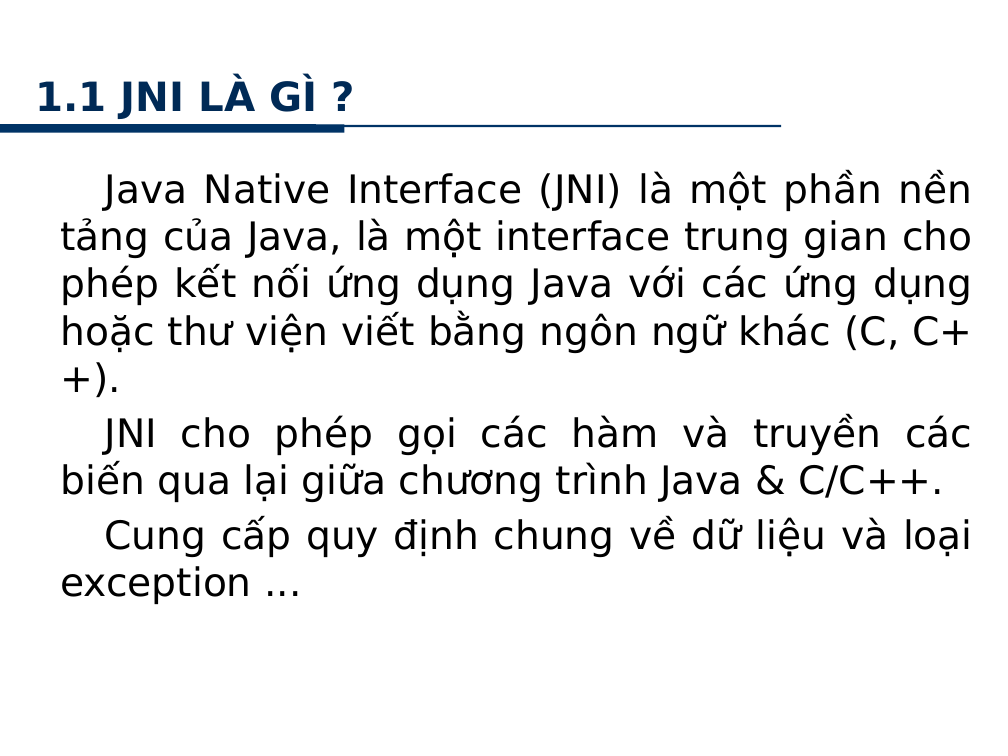
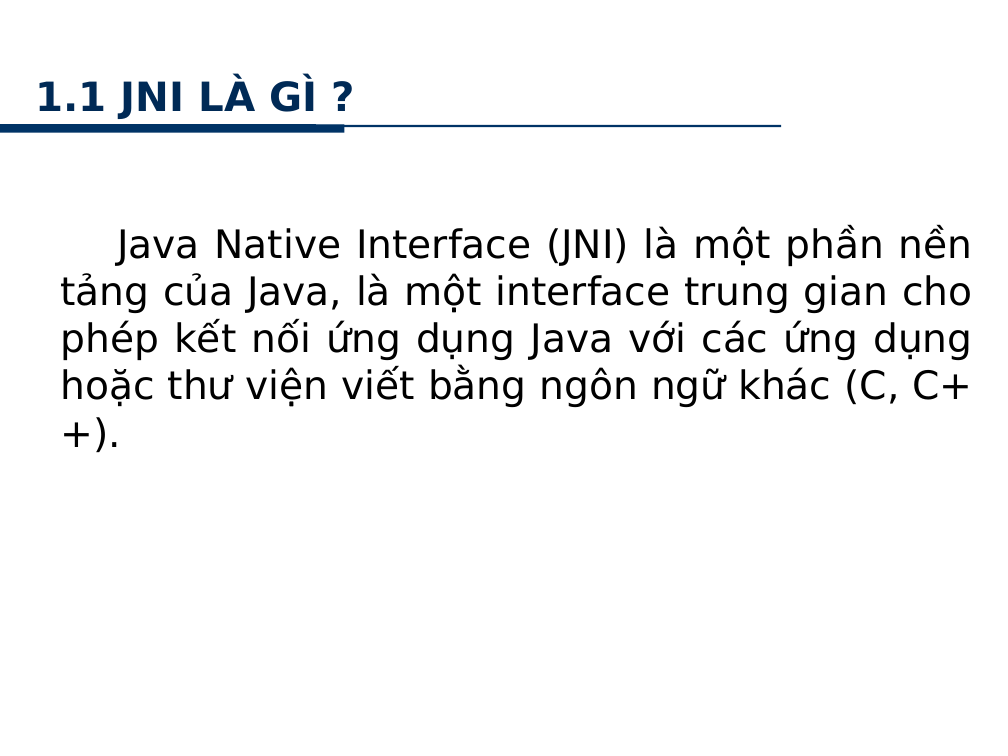
Before and after one commit to minhkhanh/UofS-Java, a slide deck: slide 4 of Seminar_JNI/Slide_00.pptx. Drawn at 1008x756 pixels with LibreOffice and Linux fonts; fonts in the diff are those of the drawing; background and template pictures are left out. Boxes give left, top, right and bottom in pixels: in the first picture for what was removed or moved away, otherwise in the second. Text is boxed around its words. In the diff, an @@ line names an element or a change of style, - is before the commit and + after.

```diff
--- a/Seminar_JNI/Slide_00.pptx
+++ b/Seminar_JNI/Slide_00.pptx
@@ text "Java Native Interface (JNI) là ..." at [60,226,973,407]: indent changed @@
@@ text at [60,415,973,604]: paragraphs removed @@
-JNI cho phép gọi các hàm và truyền các biến qua lại giữa chương trình Java & C/C++.
-Cung cấp quy định chung về dữ liệu và loại exception ...
```
Also in this commit, not shown: 15 other slides changed, 1 slide removed.
